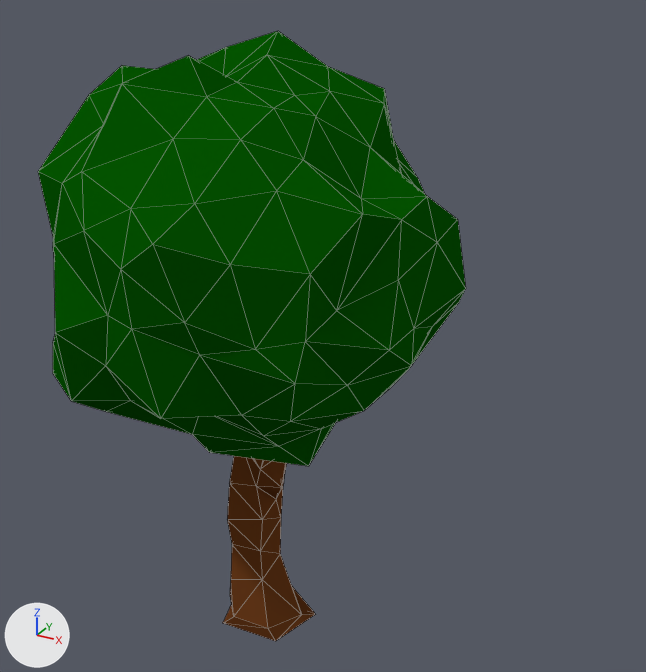
Before and after pictures for a commit that changed the Blender file emporium/Assets/Models/ATreeNew5.blend.
Both versions are drawn from a 50 mm lens placed at (0.0467, -0.0729, 0.0721), pointed at (0.0053, 0.0023, 0.0344). Arrows for +X, +Y and +Z are at lower left; the lights stay in place. Mesh edges are drawn as thin lines.
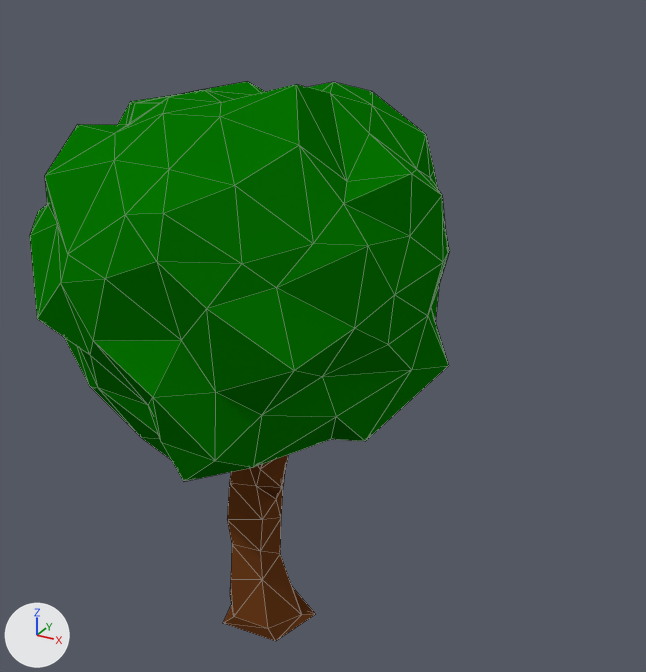
Location of each change, [x1, y1, x2, y2] in pixels of the pictures (646 x 672 px):
'Icosphere', recoloured, reshaped, rescaled, turned
    before: [38, 31, 466, 466]
    after: [30, 81, 450, 481]

The change in detail:
Material 'Dark-Green' (mat_dark_green) changes colour from dark green #045500 to dark green #057500; in linear values from (0.00121, 0.0908, 0.0) to (0.00166, 0.179, 0.0).
me_icosphere_001 has 162 vertices, 320 faces and spans x -0.87..0.97, y -1.07..0.87, z -0.79..0.99.
me_icosphere_001 is used by ob_icosphere; location (-0.0011, -0.0016, 0.0438); rotation (-0.0198, 0.385, -0.185), in degrees (-1.1, 22, -11); scale (-0.0226, -0.0226, -0.0226).
me_icosphere_001 part 1: the whole mesh is multiplied about the mesh origin by the matrix ((-0.324, 0.068, 0.13), (-0.061, -0.349, 0.032), (-0.134, -0.007, -0.33)).
Object 'Icosphere' (ob_icosphere) turns from (-1.1, 22, -11) to (0, 0, 0) degrees about x, y and z.
Object 'Icosphere' (ob_icosphere) is rescaled from (-0.0226, -0.0226, -0.0226) to (0.0634, 0.0634, 0.0634).
